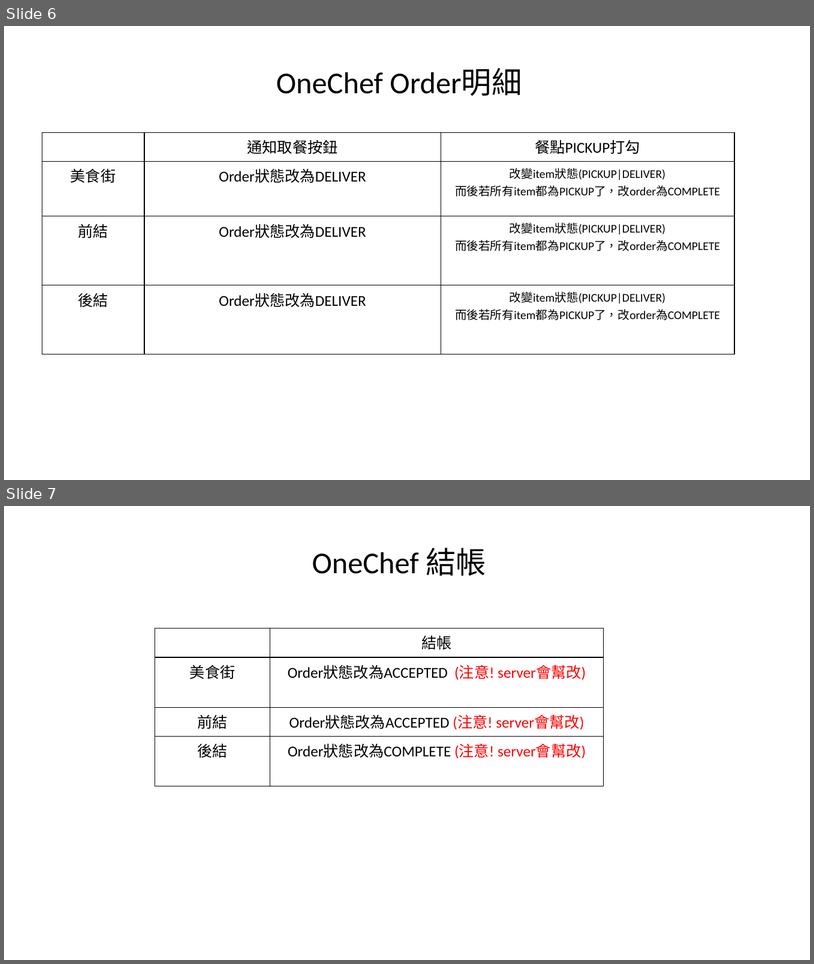
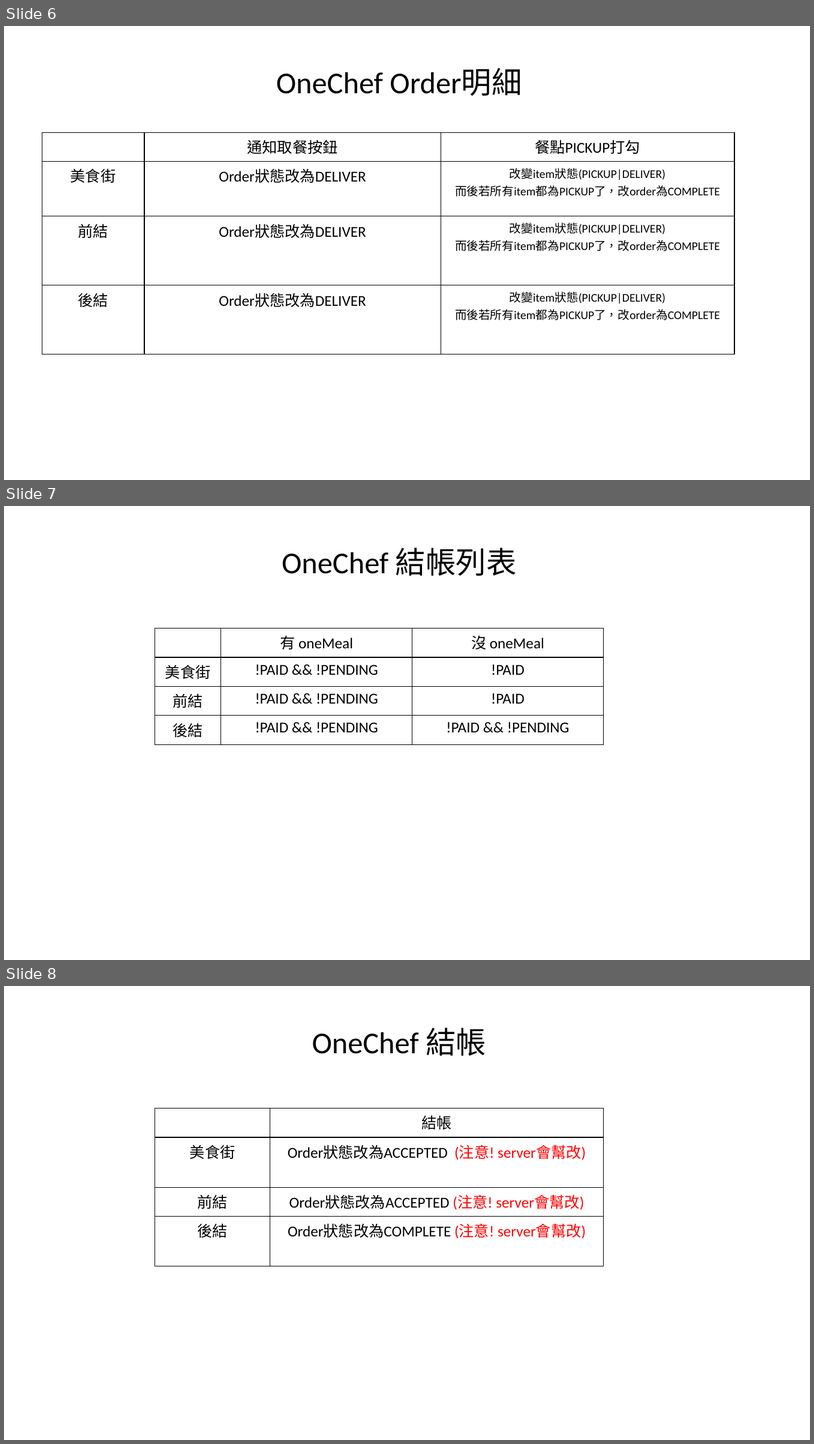
Before and after one commit to Alexandro-0/Alexandro-Doc, a slide deck: OneChef/RIS狀態表.pptx. Shown one above the other, each under a label of ours: slides 6 and 7 before the commit, slides 6, 7 and 8 after it. The pictures are 814x964 and 814x1444 pixels, drawn with LibreOffice and Linux fonts; fonts in the diff are those of the drawing. Boxes give left, top, right and bottom in pixels: in the first picture for what was removed or moved away, otherwise in the second. Text is boxed around its words. In the diff, an @@ line names an element or a change of style, - is before the commit and + after.

```diff
--- a/OneChef/RIS狀態表.pptx
+++ b/OneChef/RIS狀態表.pptx
@@ slide 7 added at [4,506,810,960], background #FFFFFF @@
@@ title added at [282,547,517,576], 36 pt, text #000000 @@
+OneChef 結帳列表
@@ table added at [155,628,603,744], 4 rows, 3 columns @@
+ | 有 oneMeal | 沒 oneMeal
+美食街 | !PAID && !PENDING | !PAID
+前結 | !PAID && !PENDING | !PAID
+後結 | !PAID && !PENDING | !PAID && !PENDING
@@ what was slide 7 is now slide 8 @@
```
Also in this commit, not shown: 2 slides changed, 3 other files.
